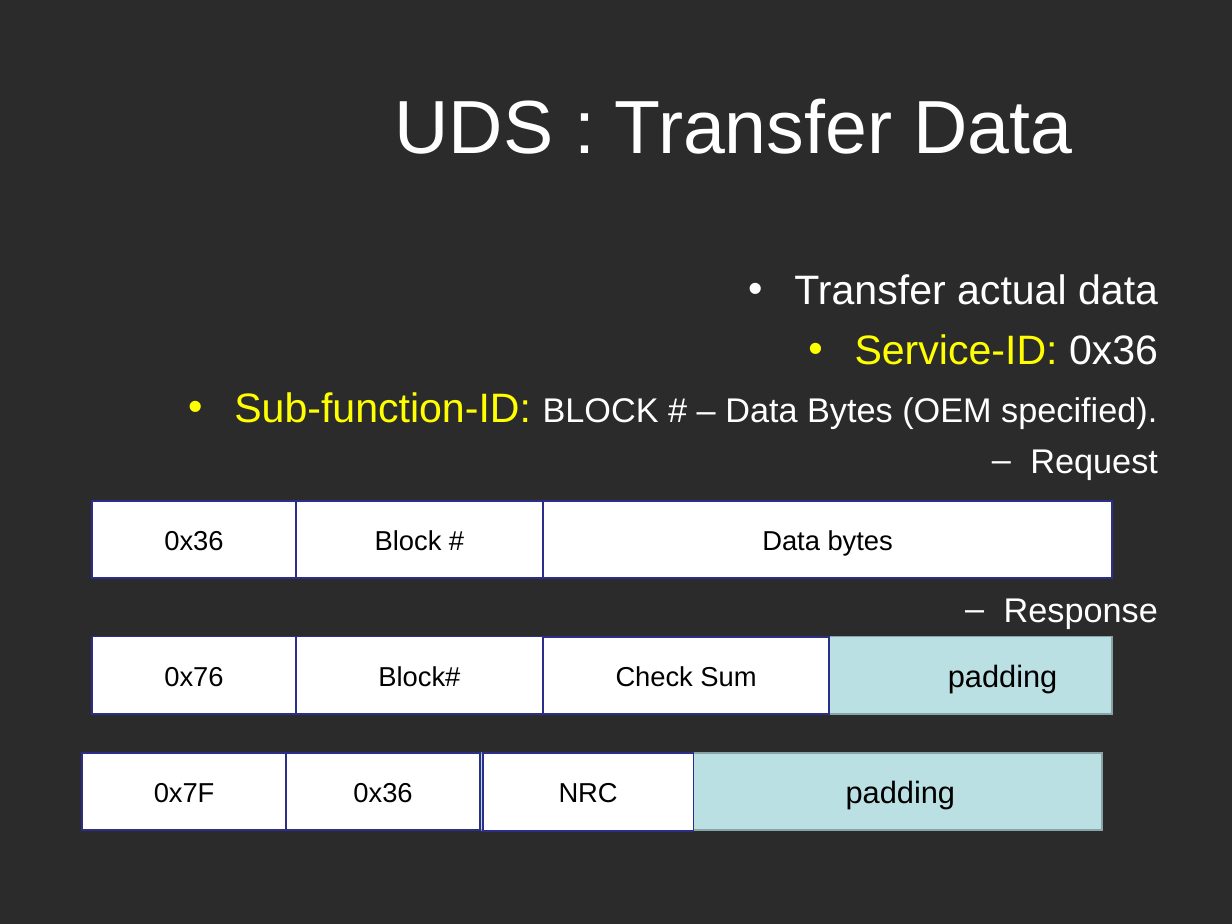
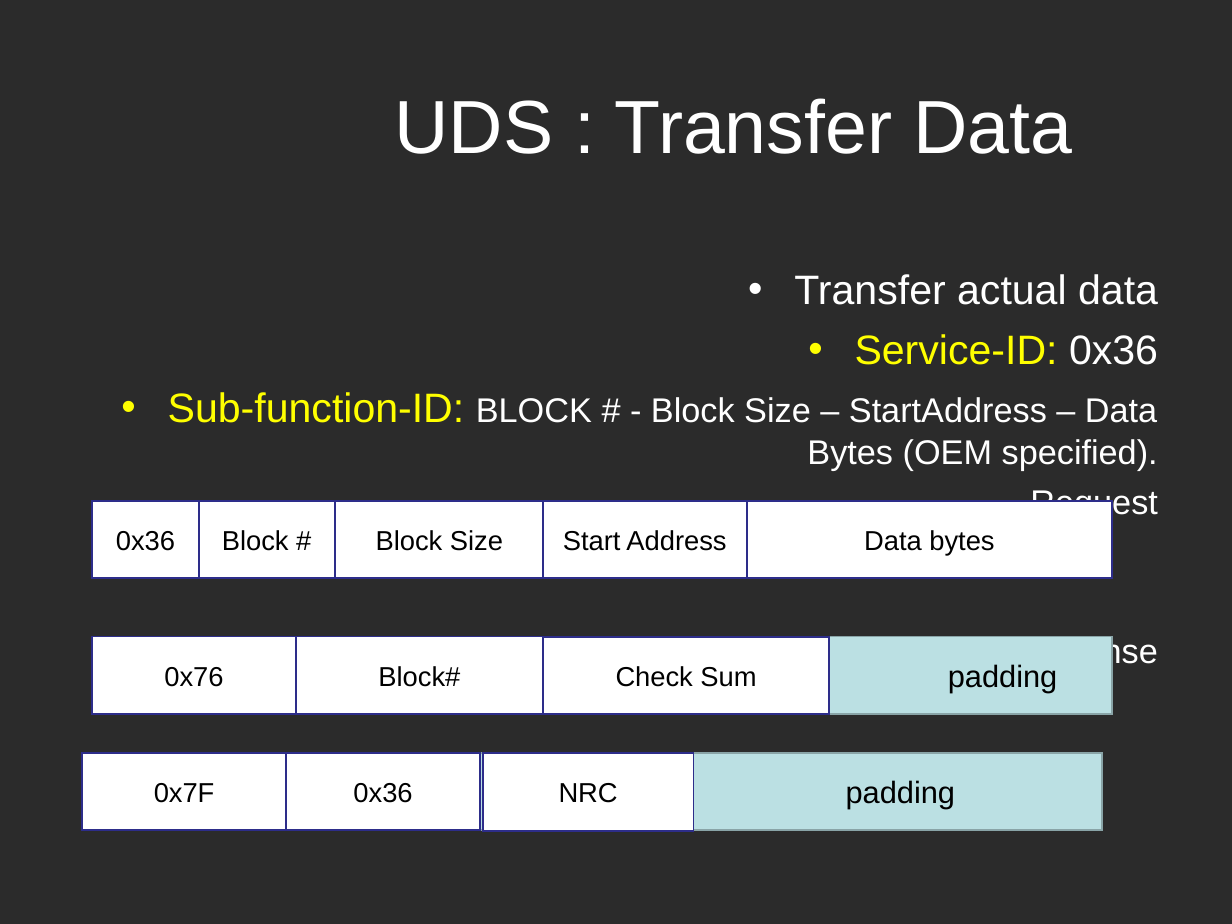
Before and after one commit to Marcelle-Samir/Firmware_Over_The_Air, a slide deck: slide 22 of project Documentation/Second week/Search-UDS.ppt. Drawn at 1232x924 pixels with LibreOffice and Linux fonts; fonts in the diff are those of the drawing; background and template pictures are left out; a plain dark background stands for a picture behind light text. Boxes give left, top, right and bottom in pixels: in the first picture for what was removed or moved away, otherwise in the second. Text is boxed around its words. In the diff, an @@ line names an element or a change of style, - is before the commit and + after.

```diff
--- a/project Documentation/Second week/Search-UDS.ppt
+++ b/project Documentation/Second week/Search-UDS.ppt
@@ text at (168, 392, 1158, 471): text changed @@
-• Sub-function-ID: BLOCK # – Data Bytes (OEM specified).
+• Sub-function-ID: BLOCK # - Block Size – StartAddress – Data Bytes (OEM specified).
@@ rectangle "0x36": place and size @@
-rectangle "0x36" at (92, 500, 296, 578)
+rectangle "0x36" at (92, 500, 200, 578)
@@ rectangle "Block #": place and size @@
-rectangle "Block #" at (296, 500, 543, 578)
+rectangle "Block #" at (198, 500, 334, 578)
@@ rectangle added at (335, 500, 542, 578), fill #FFFFFF, outline #2D2D8A 0.99 pt, 16 pt, text #000000 @@
+Block Size
@@ rectangle added at (543, 500, 747, 578), fill #FFFFFF, outline #2D2D8A 0.99 pt, 16 pt, text #000000 @@
+Start Address
@@ rectangle "Data bytes": place and size @@
-rectangle "Data bytes" at (543, 500, 1112, 578)
+rectangle "Data bytes" at (747, 500, 1112, 578)
```
Also in this commit, not shown: 1 other slide changed, 1 other file.
